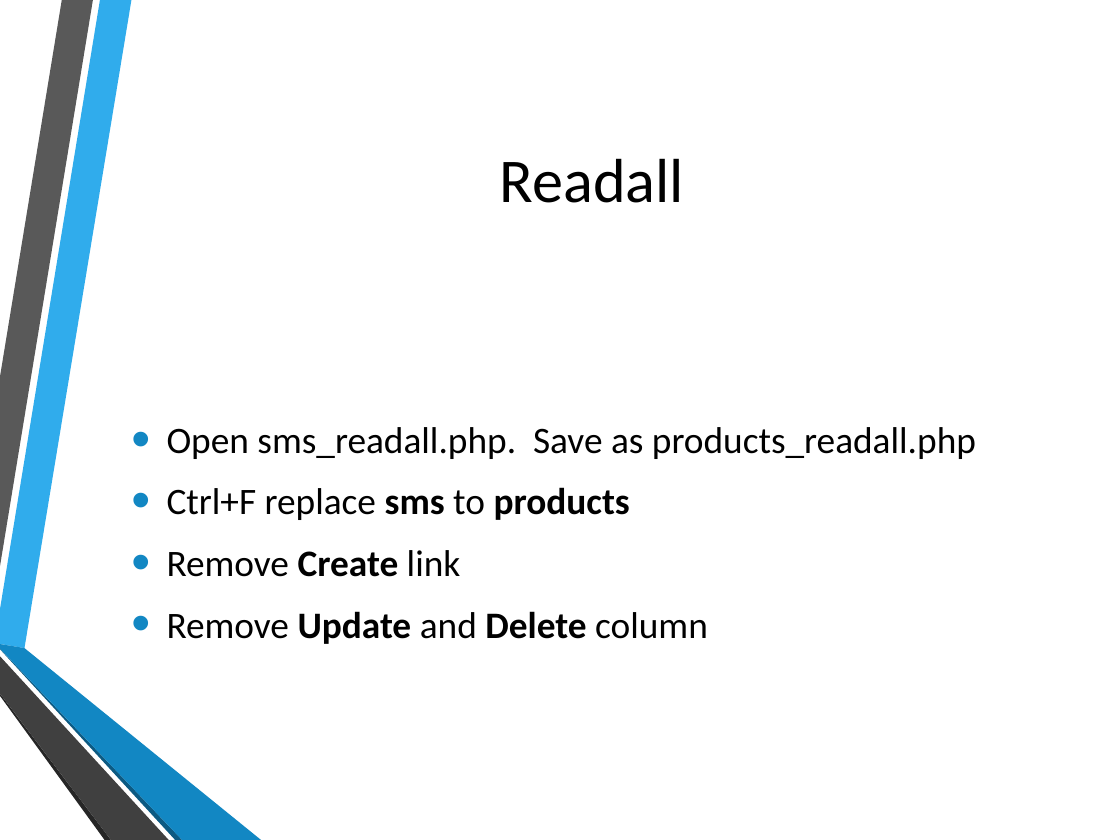
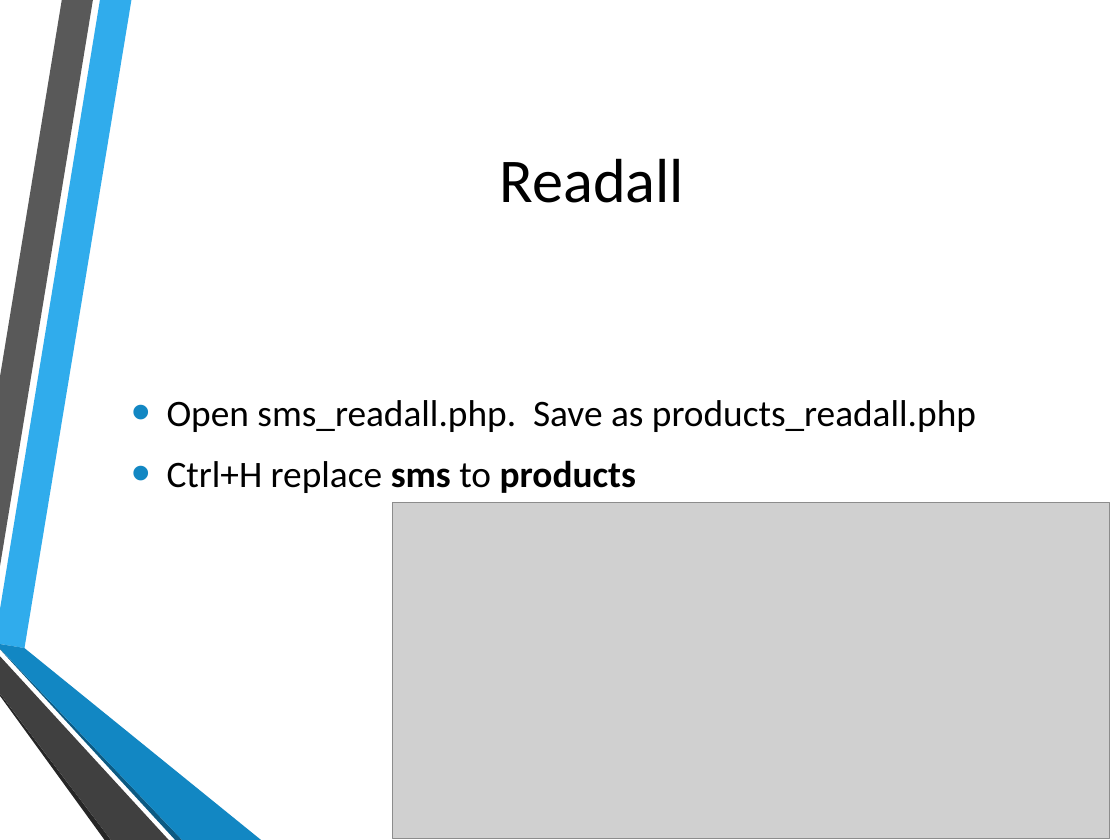
Before and after one commit to hatted/fevaworks-php, a slide deck: slide 4 of php-fw9/Products.pptx. Drawn at 1120x840 pixels with LibreOffice and Linux fonts; fonts in the diff are those of the drawing; grey boxes stand for pictures; background and template pictures are left out. Boxes give left, top, right and bottom in pixels: in the first picture for what was removed or moved away, otherwise in the second. Text is boxed around its words. In the diff, an @@ line names an element or a change of style, - is before the commit and + after.

Commit message:
Products

```diff
--- a/php-fw9/Products.pptx
+++ b/php-fw9/Products.pptx
@@ text at (167, 460, 636, 493): text changed @@
-• Ctrl+F replace sms to products
-• Remove Create link
-• Remove Update and Delete column
+• Ctrl+H replace sms to products
@@ picture added at (392, 502, 1110, 838) @@
```
Also in this commit, not shown: 6 other slides changed, 12 slides added, 6 other files.
